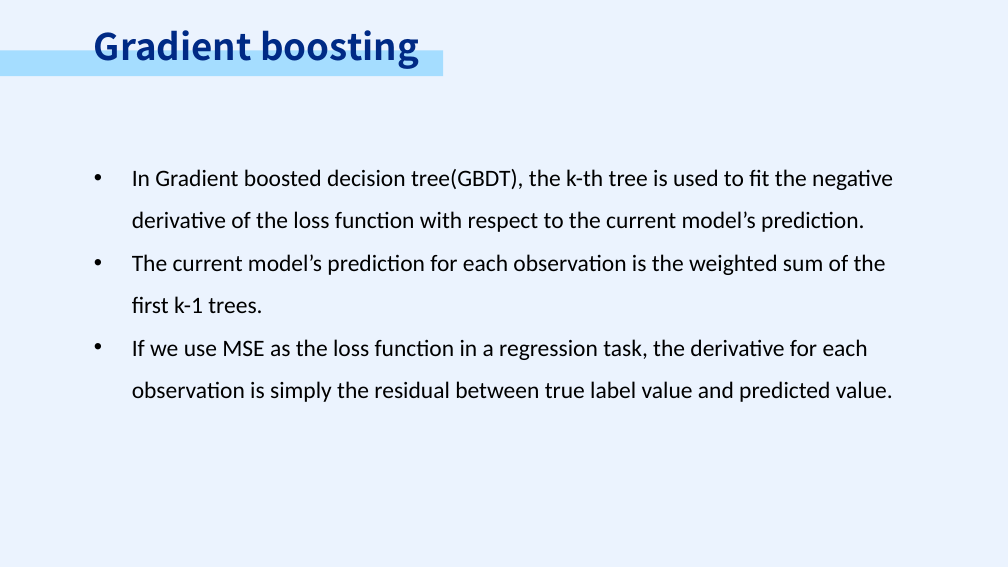
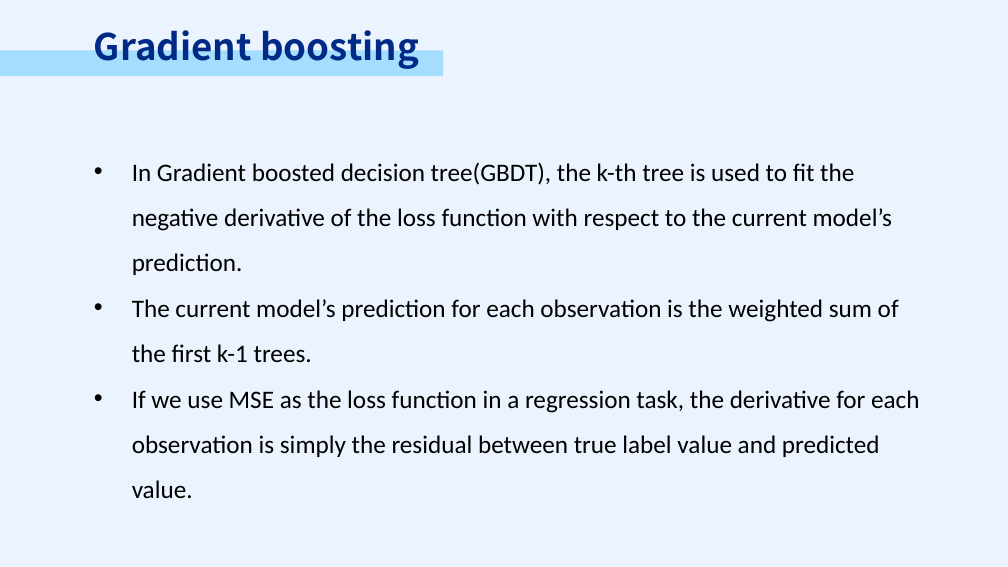
Before and after one commit to PSTAT197-F23/PSTAT197A_FP_Group1, a slide deck: slide 12 of scripts/drafts/PRESENTATION.pptx. Drawn at 1008x567 pixels with LibreOffice and Linux fonts; fonts in the diff are those of the drawing. Boxes give left, top, right and bottom in pixels: in the first picture for what was removed or moved away, otherwise in the second. Text is boxed around its words. In the diff, an @@ line names an element or a change of style, - is before the commit and + after.

```diff
--- a/scripts/drafts/PRESENTATION.pptx
+++ b/scripts/drafts/PRESENTATION.pptx
@@ text "In Gradient boosted decision tree(GBDT), ...": place and size @@
-text "In Gradient boosted decision tree(GBDT), ..." at (132,169,893,402)
+text "In Gradient boosted decision tree(GBDT), ..." at (132,162,919,498)
@@ text "In Gradient boosted decision tree(GBDT), ..." at (132,162,919,498): size 16.8 to 18 pt @@
```
Also in this commit, not shown: 9 other slides changed.
